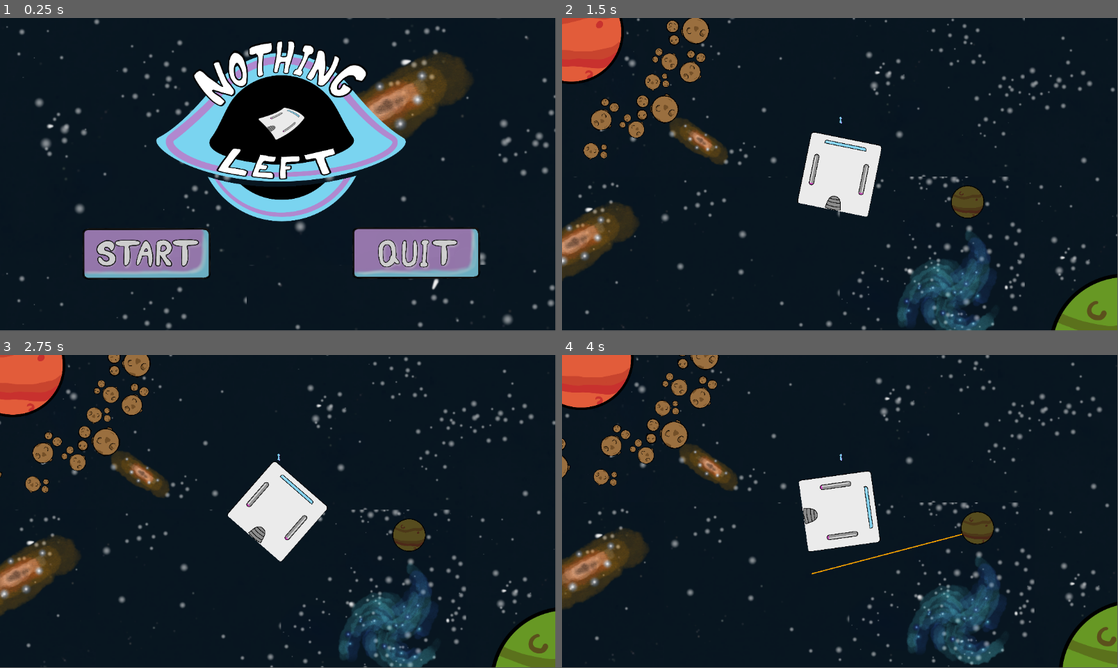
Above: before the commit, frames 1-4 (two rows, left to right).
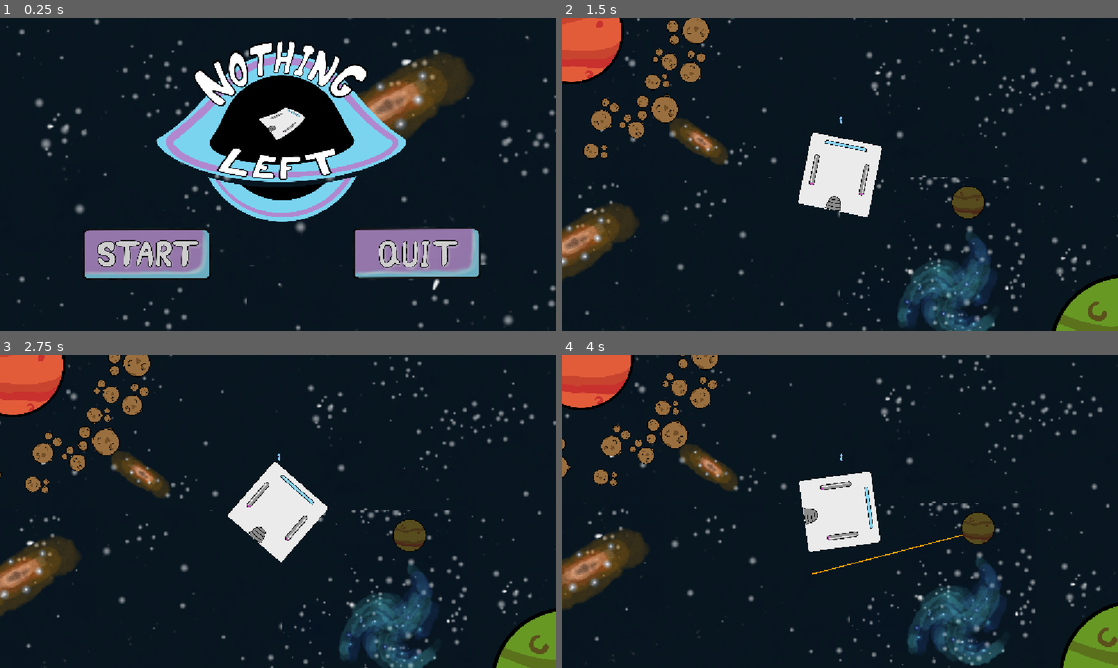
Above: after the commit, the same moments.

Repository: Dolphus2/NordicGameJam2026
Game: Godot game, scene res://scenes/title_screen.tscn
Two runs of this game, one before a commit and one after it. Both use one fixed random seed, a clock stepped at 60 frames per second and the inputs below.
Inputs (mouse positions are in pixels of both pictures, inside the frame that each line leads up to):
- Up to frame 1 (0.25 s): no input
- Up to frame 2 (1.5 s): click (706, 255) at 0.5 s; move the mouse to (962, 158) at 1.27 s; hold E (roll_right) from 1.28 s (still down); click (962, 158) at 1.42 s
- Up to frame 3 (2.75 s): release E (roll_right) at 2 s; drag from (166, 527) to (11, 367) at 2.02 s
- Up to frame 4 (4 s): move the mouse to (895, 442) at 2.77 s; hold E (roll_right) 2.78-3.5 s; drag from (812, 574) to (973, 530) at 3.52 s
In our replay, the window is 799x449 before the commit and 800x450 after it. These sizes can differ from the game's own. Grey fills any space a smaller window leaves; there, only what the larger window draws over its background counts as a difference.

The runs differ from the first frame. In frame 1, 3.3% of the frame differs, in the area x 1-100%, y 0-100%; in frame 2, 2.4%; in frame 3, 2.4%; in frame 4, 2.5%.

Commit message:
win screen fixed (it was in project settings:()

Diff:
--- a/project.godot
+++ b/project.godot
@@ -22,6 +22,10 @@
 [autoload]
 
 Music="uid://dahhnbl7goc0m"
+
+[display]
+
+window/stretch/mode="canvas_items"
 
 [input]
 
--- a/scenes/win_screen.tscn
+++ b/scenes/win_screen.tscn
@@ -4,8 +4,8 @@
 [ext_resource type="Texture2D" uid="uid://krtjoi21nja6" path="res://assets/background_tiles.png" id="1_wv5lq"]
 [ext_resource type="Texture2D" uid="uid://8irtn3fpn3l5" path="res://assets/x.png" id="2_e41g7"]
 [ext_resource type="Texture2D" uid="uid://cg0rw7c2bewby" path="res://assets/x_hovered.png" id="3_0lrm4"]
-[ext_resource type="PackedScene" uid="uid://c7uhjyid0swon" path="res://scenes/planet.tscn" id="4_6s1kg"]
 [ext_resource type="Texture2D" uid="uid://cki7llxmqkqw2" path="res://assets/end_screen.png" id="6_6s1kg"]
+[ext_resource type="Texture2D" uid="uid://cjlrk8j78wg6q" path="res://assets/planet_tiles.png" id="6_bqn3h"]
 
 [sub_resource type="TileSetAtlasSource" id="TileSetAtlasSource_erk2x"]
 texture = ExtResource("1_wv5lq")
@@ -9231,15 +9231,37 @@
 tile_size = Vector2i(512, 512)
 sources/0 = SubResource("TileSetAtlasSource_erk2x")
 
+[sub_resource type="AtlasTexture" id="AtlasTexture_ggt7d"]
+atlas = ExtResource("6_bqn3h")
+region = Rect2(0, 0, 920, 920)
+
+[sub_resource type="AtlasTexture" id="AtlasTexture_0k1rn"]
+atlas = ExtResource("6_bqn3h")
+region = Rect2(920, 0, 920, 920)
+
+[sub_resource type="SpriteFrames" id="SpriteFrames_qnnn4"]
+animations = [{
+"frames": [{
+"duration": 1.0,
+"texture": SubResource("AtlasTexture_ggt7d")
+}, {
+"duration": 1.0,
+"texture": SubResource("AtlasTexture_0k1rn")
+}],
+"loop": true,
+"name": &"default",
+"speed": 5.0
+}]
+
 [node name="WinScreen" type="Control" unique_id=7281513]
 layout_mode = 3
 anchors_preset = 15
 anchor_right = 1.0
 anchor_bottom = 1.0
 offset_left = -21.0
-offset_top = -8.0
+offset_top = 10.0
 offset_right = -21.0
-offset_bottom = -8.0
+offset_bottom = 10.0
 grow_horizontal = 2
 grow_vertical = 2
 script = ExtResource("1_0lrm4")
@@ -9249,34 +9271,24 @@
 format = 2
 layer_0/tile_data = PackedInt32Array(0, 0, 0, 65536, 0, 1, 65537, 131072, 1, 65538, 131072, 0, 1, 65536, 2, 2, 0, 2, -1, 0, 2, -65536, 65536, 1, 65535, 65536, 2, 131071, 131072, 0, -65535, 131072, 0, -65534, 65536, 2)
 
-[node name="TextureRect" type="TextureRect" parent="." unique_id=2051660145]
-layout_mode = 0
-anchor_left = 0.5269097
-anchor_top = 1.2685186
-anchor_right = 0.5616319
-anchor_bottom = 1.3302469
-offset_top = -6.1035156e-05
-expand_mode = 2
+[node name="Text" type="TextureRect" parent="." unique_id=2051660145]
+layout_mode = 1
+anchors_preset = -1
+anchor_left = 0.1892361
+anchor_top = -0.015432099
+anchor_right = 0.85937494
+anchor_bottom = 0.87808645
+texture = ExtResource("6_6s1kg")
+expand_mode = 1
 metadata/_edit_use_anchors_ = true
-
-[node name="Planet" parent="TextureRect" unique_id=543335508 instance=ExtResource("4_6s1kg")]
-
-[node name="text" type="Sprite2D" parent="TextureRect" unique_id=1122889883]
-position = Vector2(-16, -556)
-scale = Vector2(0.38985512, 0.38985512)
-texture = ExtResource("6_6s1kg")
 
 [node name="TextureButton" type="TextureButton" parent="." unique_id=1189173199]
 layout_mode = 1
-anchors_preset = 7
-anchor_left = 0.5
-anchor_top = 1.0
-anchor_right = 0.5
-anchor_bottom = 1.0
-offset_left = 265.0
-offset_top = -387.0
-offset_right = 446.5935
-offset_bottom = -213.0
+anchors_preset = -1
+anchor_left = 0.7664931
+anchor_top = 0.44598764
+anchor_right = 0.9241263
+anchor_bottom = 0.71450615
 grow_horizontal = 2
 grow_vertical = 0
 texture_normal = ExtResource("2_e41g7")
@@ -9284,5 +9296,20 @@
 texture_hover = ExtResource("3_0lrm4")
 ignore_texture_size = true
 stretch_mode = 0
+metadata/_edit_use_anchors_ = true
+
+[node name="Planet" type="TextureRect" parent="." unique_id=443102988]
+layout_mode = 1
+anchors_preset = 5
+anchor_left = 0.5
+anchor_right = 0.5
+offset_bottom = 6.1035156e-05
+grow_horizontal = 2
+
+[node name="AnimatedSprite2D" type="AnimatedSprite2D" parent="Planet" unique_id=893550901]
+position = Vector2(51, 858)
+sprite_frames = SubResource("SpriteFrames_qnnn4")
+autoplay = "default"
+frame_progress = 0.53713524
 
 [connection signal="pressed" from="TextureButton" to="." method="_on_texture_button_pressed"]
